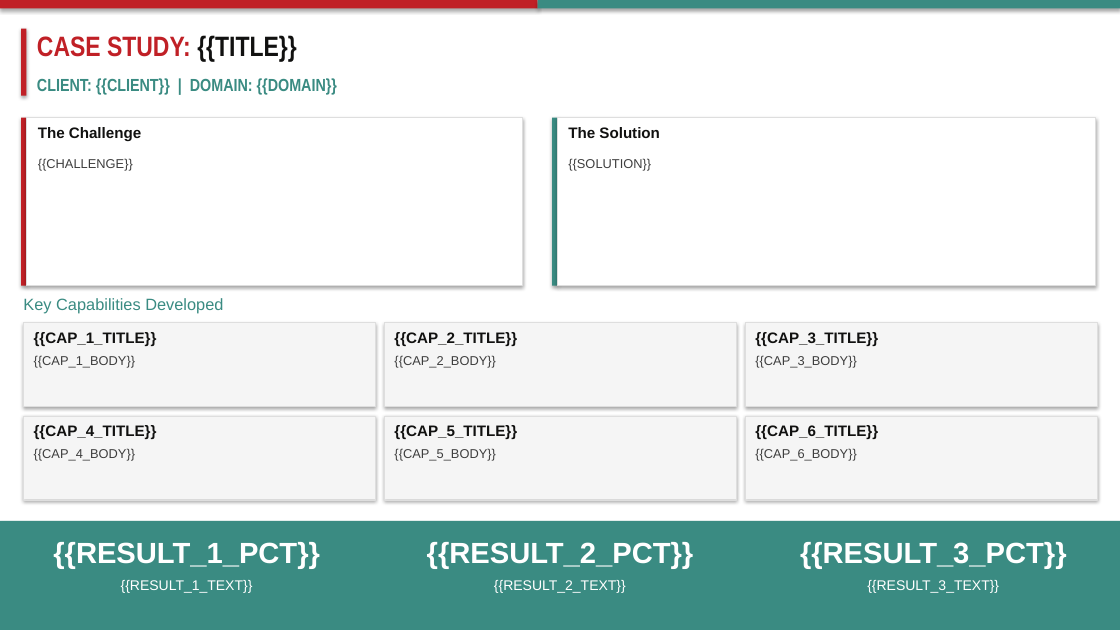
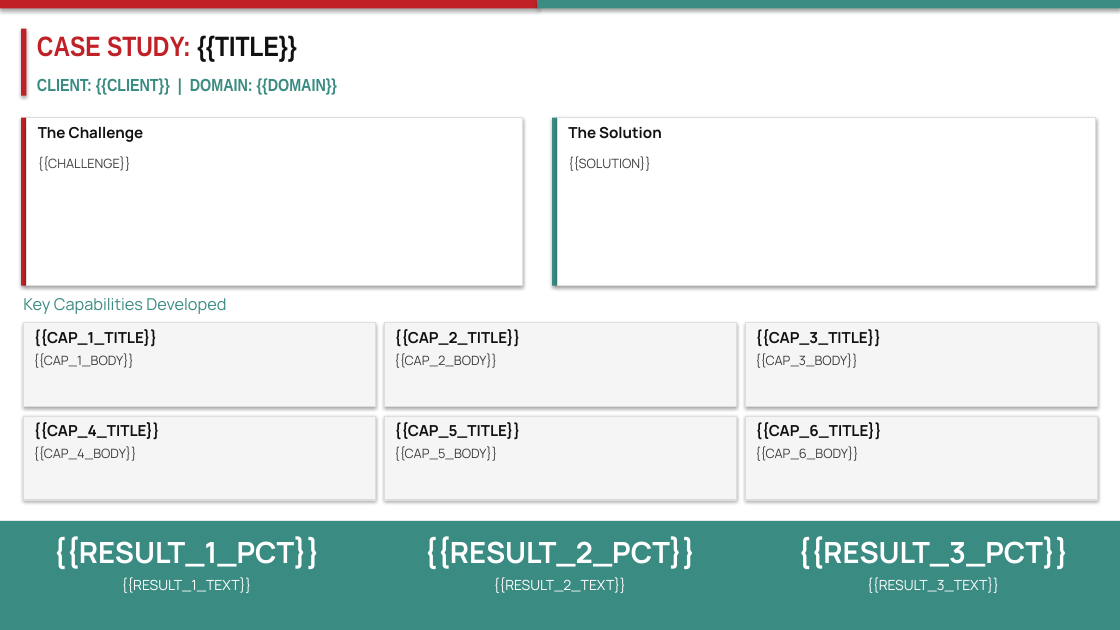
Before and after one commit to athu07/Deck-Engine, a slide deck: slide 1 of data/templates/case_study_v2.pptx. Drawn at 1120x630 pixels with LibreOffice and Linux fonts; fonts in the diff are those of the drawing. Boxes give left, top, right and bottom in pixels: in the first picture for what was removed or moved away, otherwise in the second. Text is boxed around its words. In the diff, an @@ line names an element or a change of style, - is before the commit and + after.

Commit message:
feature impelementation reskin deck, bulk download, font fix

```diff
--- a/data/templates/case_study_v2.pptx
+++ b/data/templates/case_study_v2.pptx
@@ font Arial to Manrope in 23 elements at box(38, 127, 144, 142), box(38, 156, 131, 171), box(568, 127, 662, 139), box(568, 156, 651, 171), box(23, 298, 226, 314), box(34, 329, 158, 347), box(34, 353, 135, 368), box(394, 329, 520, 347), box(394, 353, 497, 368), box(755, 329, 881, 347), box(755, 353, 858, 368), box(34, 423, 160, 440), box(34, 446, 137, 461), box(394, 423, 520, 440), box(394, 446, 497, 461), box(755, 423, 882, 440), box(755, 446, 858, 461), box(53, 536, 321, 569), box(122, 577, 252, 593), box(424, 536, 696, 569), box(494, 577, 626, 593), box(797, 536, 1069, 569), box(867, 577, 999, 593) @@
```
Also in this commit, not shown: 25 other files.
